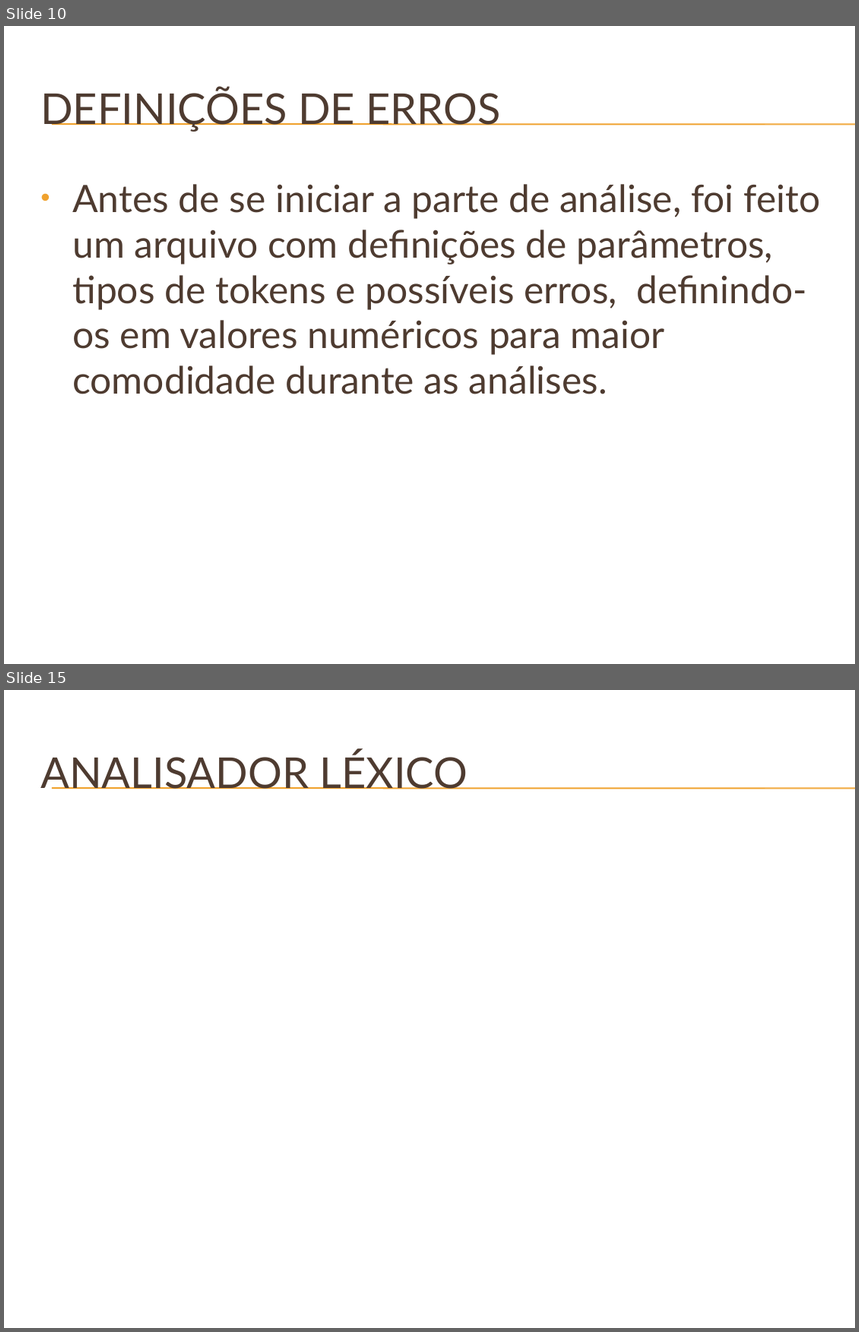
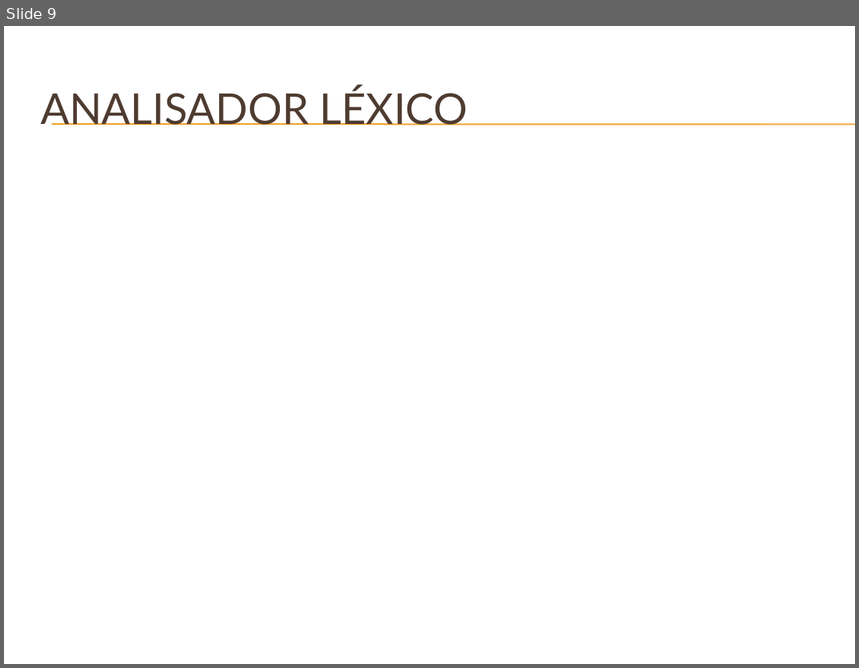
Before and after one commit to phdenis40/mips-assembler-unb, a slide deck: doc/Apresentação do GMAG – Software Básico.pptx. Shown one above the other, each under a label of ours: slides 10 and 15 before the commit, slide 9 after it; the slides between them are not shown. The pictures are 859x1332 and 859x668 pixels, drawn with LibreOffice and Linux fonts; fonts in the diff are those of the drawing; background and template pictures are left out. Boxes give left, top, right and bottom in pixels: in the first picture for what was removed or moved away, otherwise in the second. Text is boxed around its words. In the diff, an @@ line names an element or a change of style, - is before the commit and + after.

```diff
--- a/doc/Apresentação do GMAG – Software Básico.pptx
+++ b/doc/Apresentação do GMAG – Software Básico.pptx
@@ slide 10 removed at (4,26,855,664), background picture (left out); not listed: 2 template elements that a slide beside it also shows @@
@@ title removed at (40,87,501,132) @@
-DEFINIÇÕES DE ERROS
@@ text removed at (72,184,821,395) @@
-• Antes de se iniciar a parte de análise, foi feito um arquivo com definições de parâmetros, tipos de tokens e possíveis erros, definindo-os em valores numéricos para maior comodidade durante as análises.
@@ what was slide 15 is now slide 9 @@
```
Also in this commit, not shown: 5 slides changed, 12 slides added, 11 other slides removed.
